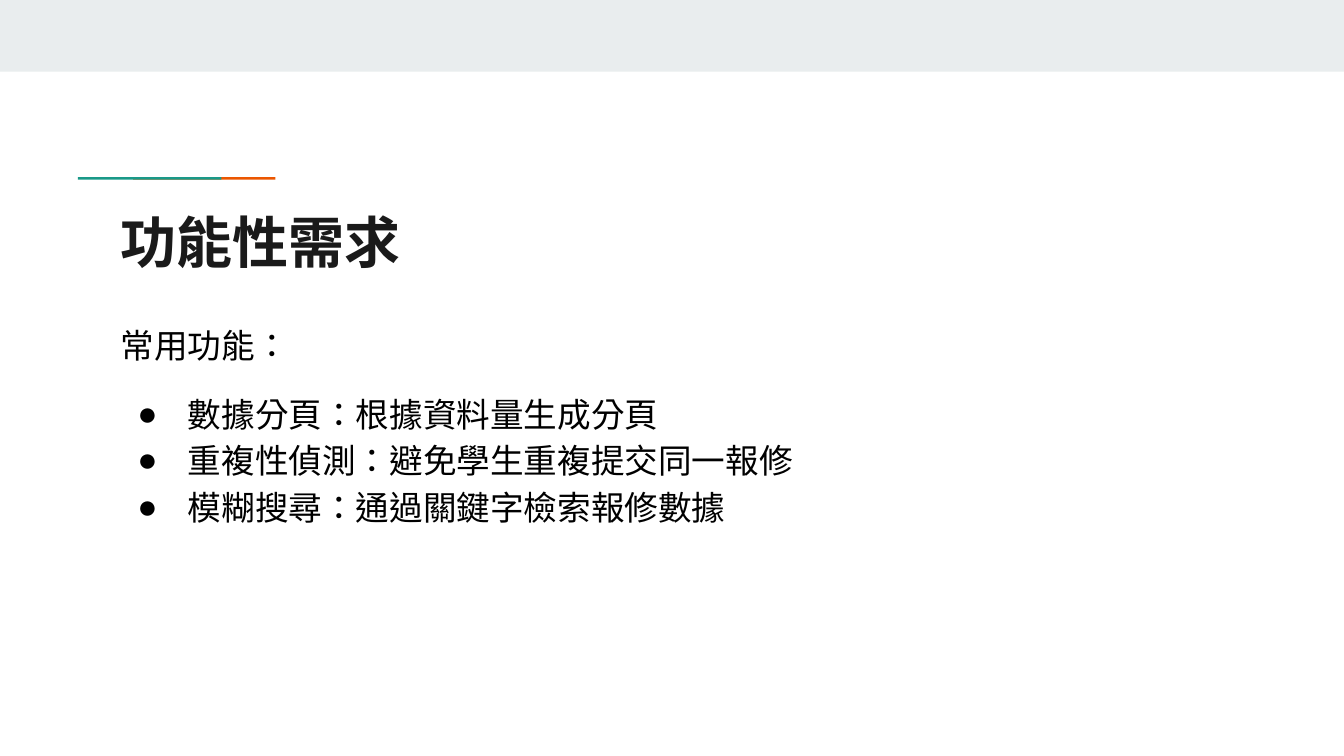
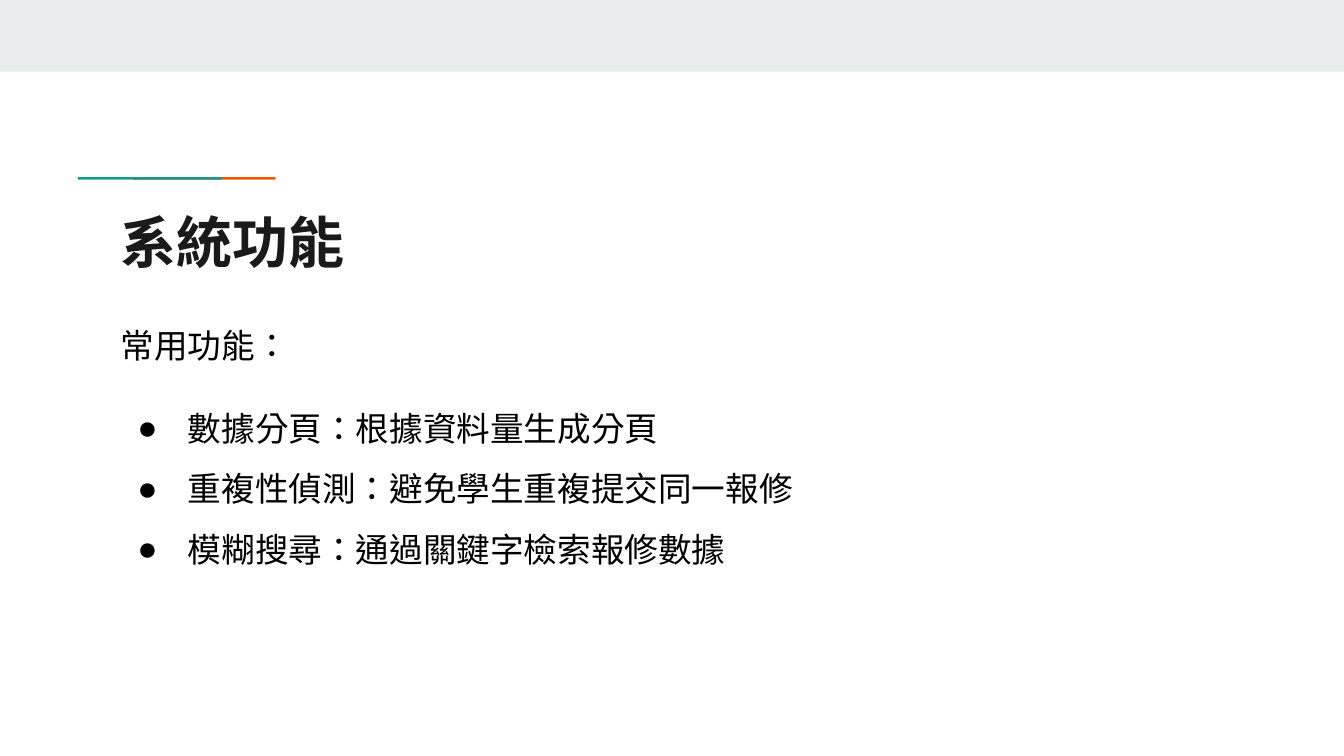
Before and after one commit to 2111518/Dormitory-repair-management-system, a slide deck: slide 6 of 期末報告.pptx. Drawn at 1344x756 pixels with LibreOffice and Linux fonts; fonts in the diff are those of the drawing. Boxes give left, top, right and bottom in pixels: in the first picture for what was removed or moved away, otherwise in the second. Text is boxed around its words. In the diff, an @@ line names an element or a change of style, - is before the commit and + after.

```diff
--- a/期末報告.pptx
+++ b/期末報告.pptx
@@ title at (121,215,345,268): text changed @@
-功能性需求
+系統功能
@@ text at (188,412,793,565): line spacing 1.15 to 1.5 @@
```
Also in this commit, not shown: 10 other slides changed, 2 slides added, 1 slide removed.
